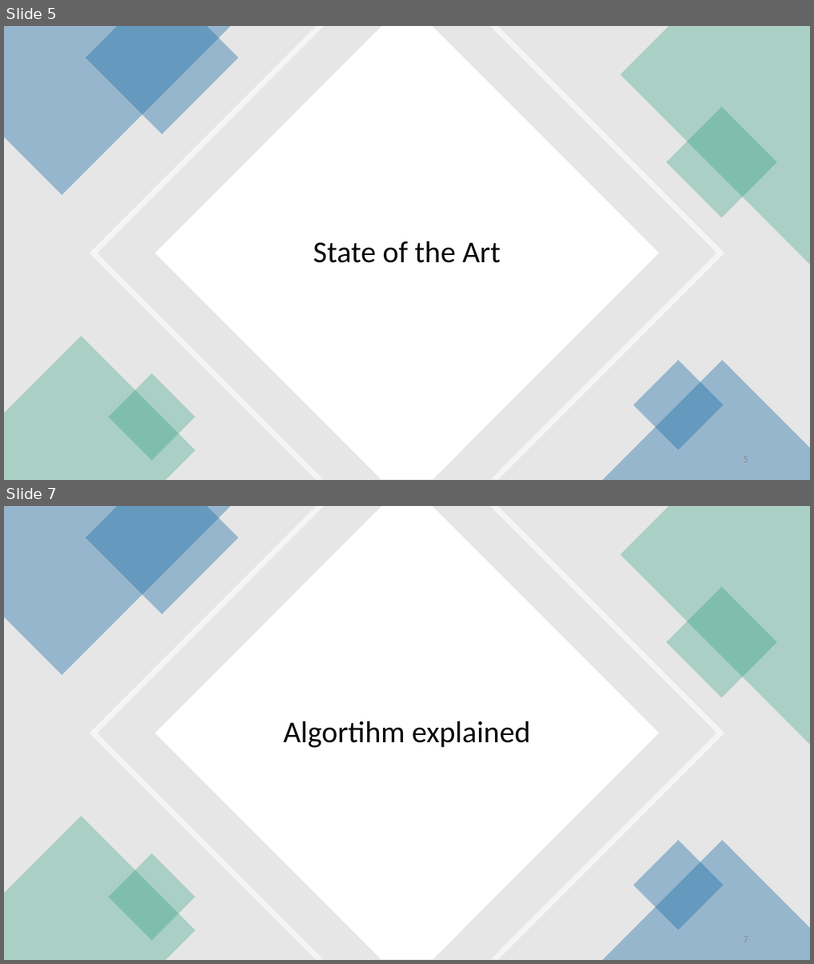
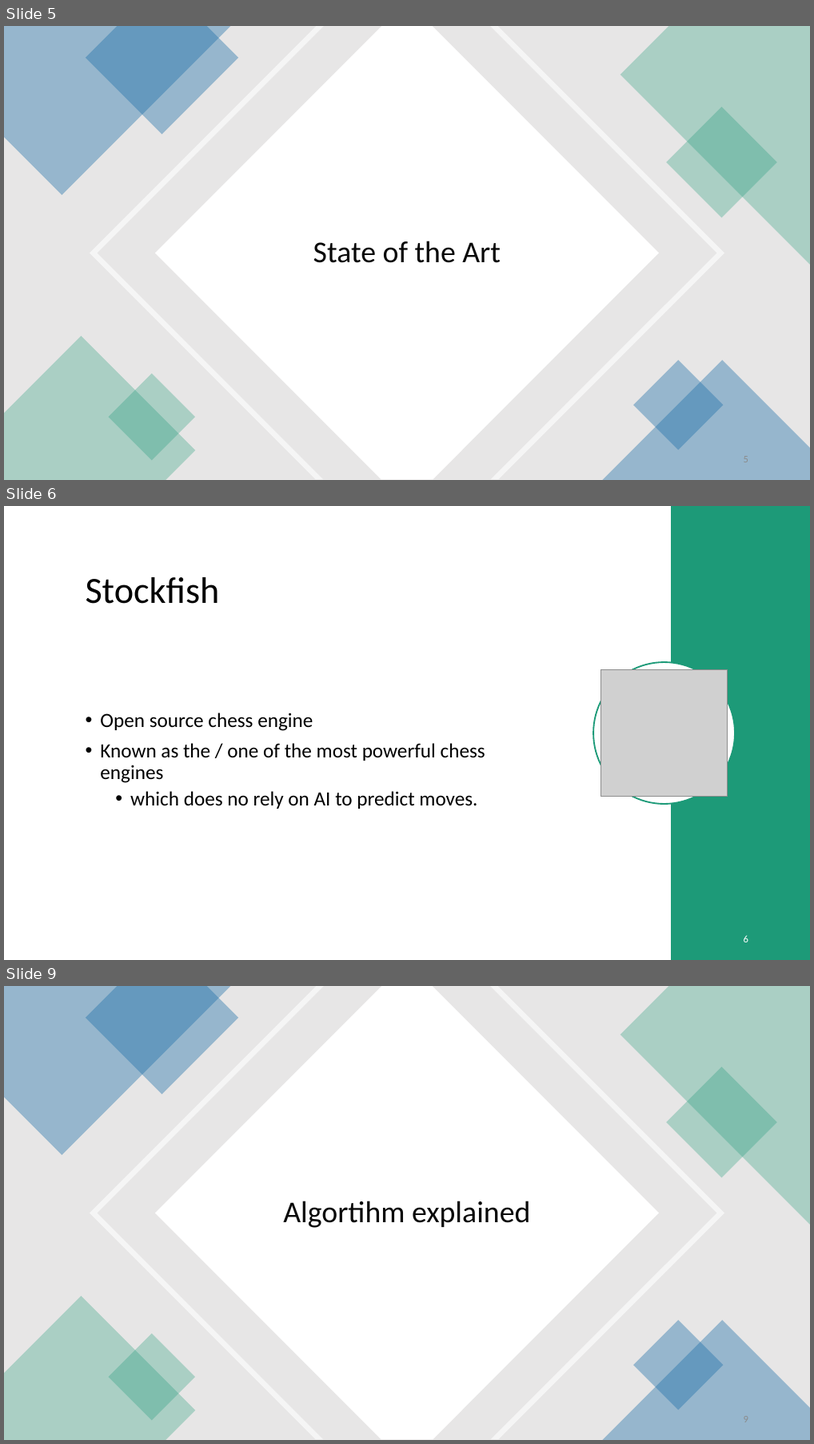
Before and after one commit to Brebeck-Jan/chessmaster, a slide deck: Präsentationen/Zwischen_Präse/Chessmaster_Zwischenpräsentation.pptx. Shown one above the other, each under a label of ours: slides 5 and 7 before the commit, slides 5, 6 and 9 after it; the slides between them are not shown. The pictures are 814x964 and 814x1444 pixels, drawn with LibreOffice and Linux fonts; fonts in the diff are those of the drawing; grey boxes stand for pictures. Boxes give left, top, right and bottom in pixels: in the first picture for what was removed or moved away, otherwise in the second. Text is boxed around its words. In the diff, an @@ line names an element or a change of style, - is before the commit and + after.

```diff
--- a/Präsentationen/Zwischen_Präse/Chessmaster_Zwischenpräsentation.pptx
+++ b/Präsentationen/Zwischen_Präse/Chessmaster_Zwischenpräsentation.pptx
@@ slide 6 added at <box>4,506,810,960</box>, background #FFFFFF @@
@@ rectangle added at <box>671,506,810,960</box>, fill #1D9A78 @@
@@ title added at <box>86,577,220,604</box>, 44 pt, text #000000 @@
+Stockfish
@@ ellipse added at <box>594,662,735,804</box>, fill #FFFFFF, outline #1D9A78 1.75 pt @@
@@ picture added at <box>602,670,728,796</box> @@
@@ text added at <box>100,712,486,808</box>, 24 pt, text #000000 @@
+• Open source chess engine
+• Known as the / one of the most powerful chess engines
+  • which does no rely on AI to predict moves.
@@ page number added at <box>744,935,749,942</box>, 12 pt, text #FFFFFF @@
+6
@@ what was slide 7 is now slide 9 @@
```
Also in this commit, not shown: 8 other slides added, 3 slides removed.
